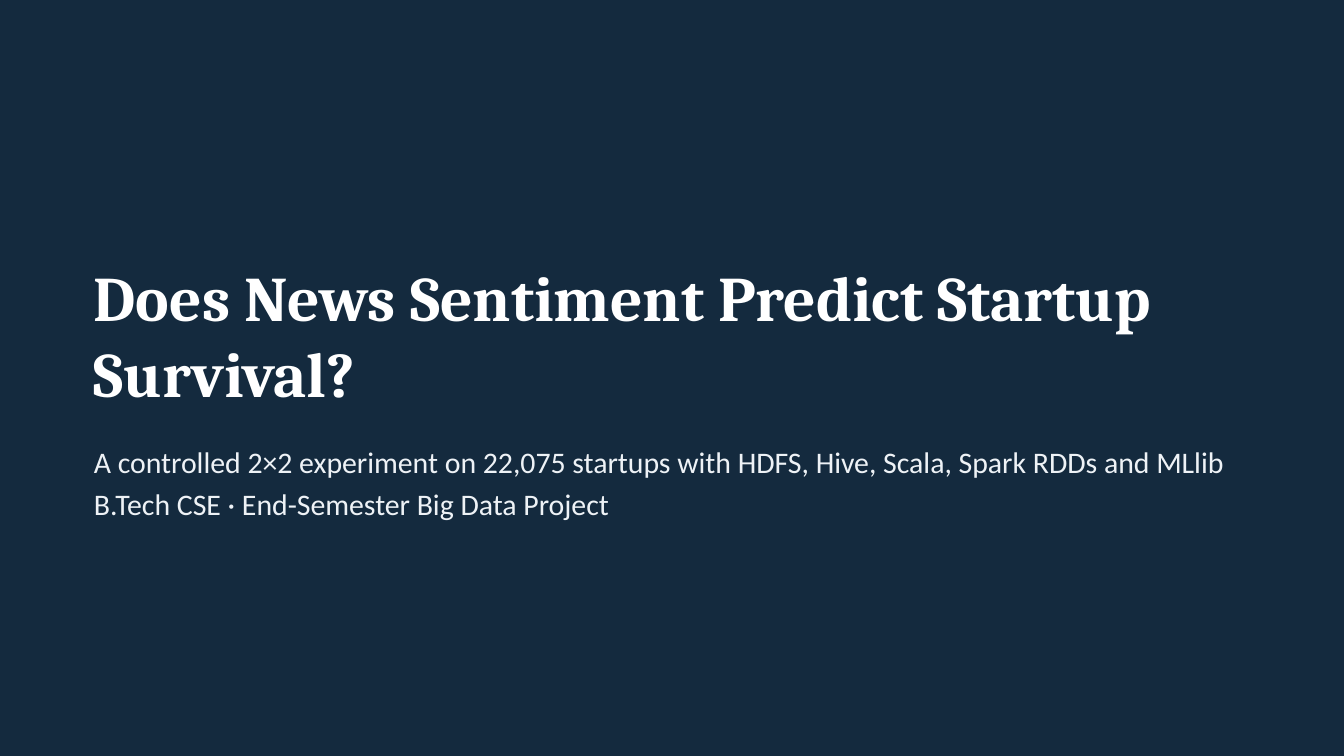
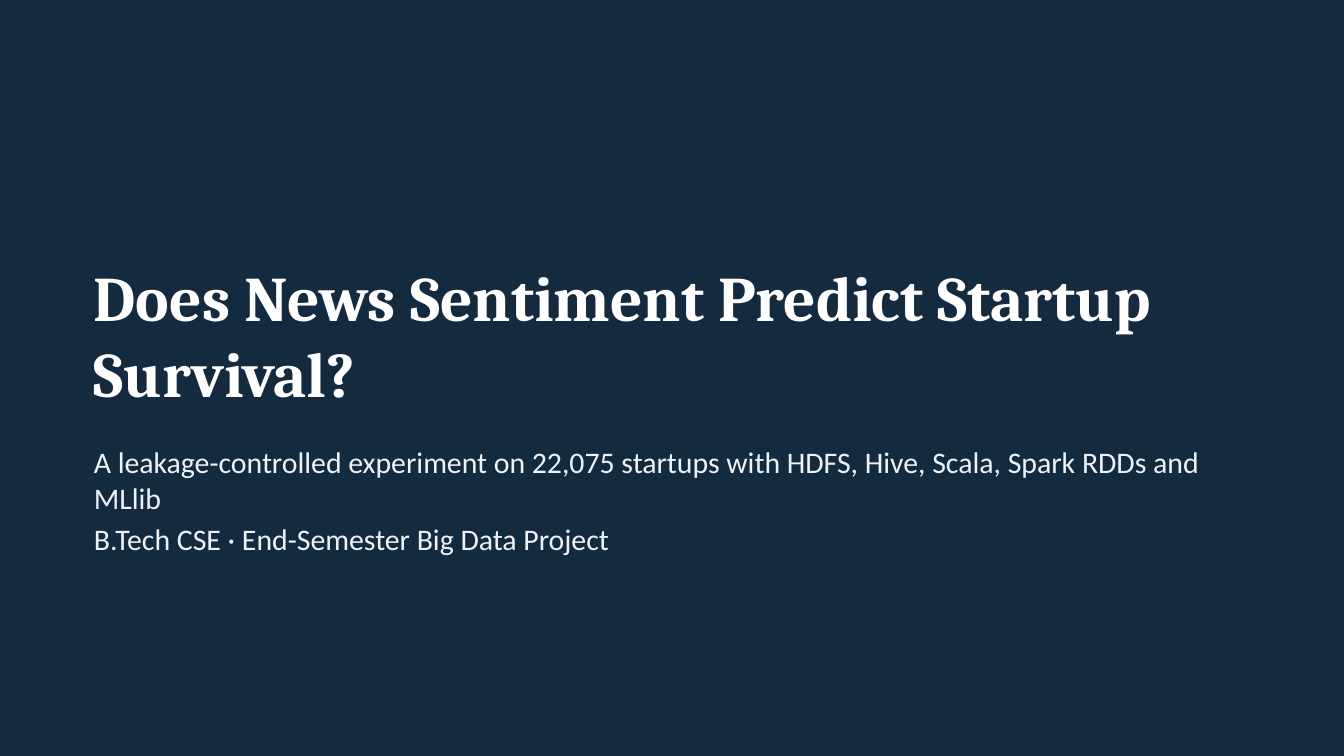
Before and after one commit to AnushreeKasturi/Survivorship, a slide deck: slide 1 of report/presentation.pptx. Drawn at 1344x756 pixels with LibreOffice and Linux fonts; fonts in the diff are those of the drawing. Boxes give left, top, right and bottom in pixels: in the first picture for what was removed or moved away, otherwise in the second. Text is boxed around its words. In the diff, an @@ line names an element or a change of style, - is before the commit and + after.

```diff
--- a/report/presentation.pptx
+++ b/report/presentation.pptx
@@ text at <box>94,452,1199,509</box>: text changed @@
-A controlled 2×2 experiment on 22,075 startups with HDFS, Hive, Scala, Spark RDDs and MLlib
+A leakage-controlled experiment on 22,075 startups with HDFS, Hive, Scala, Spark RDDs and MLlib
```
Also in this commit, not shown: 9 other slides changed, 4 slides added, 4 slides removed, 10 other files.
